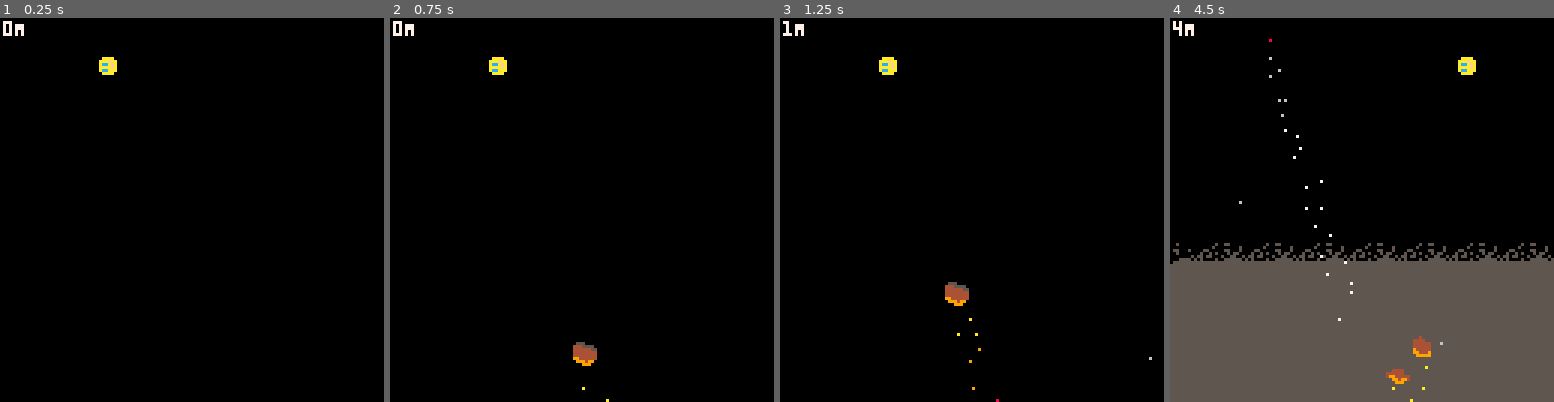
Above: before the commit, frames 1-4 (left to right).
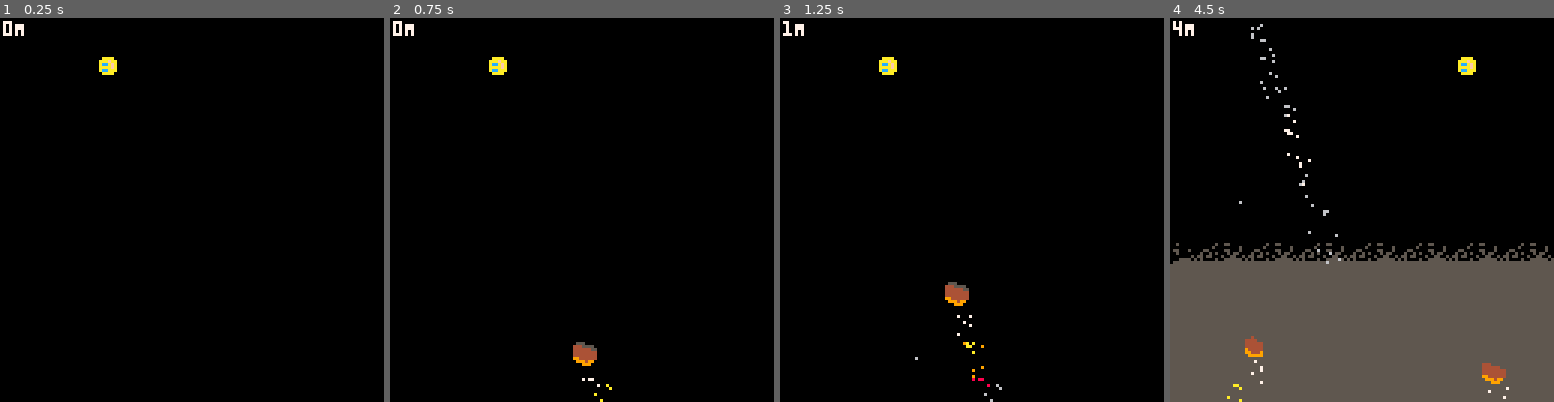
Above: after the commit, the same moments.

Repository: broquaint/pico8-carts
Game: PICO-8 cartridge eggjam16.p8
The game is run twice, just before and just after one commit, with the same random seed, the same clock (stepped at 60 frames per second) and the same inputs.
Inputs:
- Up to frame 1 (0.25 s): no input
- Up to frame 2 (0.75 s): tap X (X key) at 0.33 s; tap O (Z key) at 0.7 s
- Up to frame 3 (1.25 s): tap X (X key) at 1.07 s
- Up to frame 4 (4.5 s): hold Right 1.6-2.1 s; tap O (Z key) every 0.4 s from 1.7 to 4.1 s; tap X (X key) at 1.85, 2.97, 4.08 s; hold Up 2.15-2.42 s; hold Right 2.47-3.03 s; hold Left 3.08-3.58 s; hold Down 3.63-3.97 s; hold Right from 4.02 s (still down)

Frame 1 is identical in both runs. In frame 2, less than 0.1% of the frame differs, in the area x 50-58%, y 93-100%; in frame 3, 0.2%; in frame 4, 1.4%, in the area x 14-89%, y 1-100%.

Commit message:
Better smoke particles
Still a bit ugly, but better than before.

Diff:
--- a/eggjam16.p8
+++ b/eggjam16.p8
@@ -126,28 +126,34 @@
 
 function make_rock_particles()
    for ob in all(obstacles) do
-      if ob.type == 'rock' and frame_count % 3 == 0 then
+      if ob.type == 'rock' then
          local p = make_obj({
                x = ob.x + randx(8),
                y = ob.y + randx(8) + 4,
-               frames = 100,
-               colour = yellow
+               frames = 50 + randx(50),
+               colour = white
          })
          add(rock_particles, p)
          animate_obj(p, function()
-                  for f = 1, p.frames do
-                     if f > 50 then
-                        p.colour = white
-                     elseif f > 30 then
-                        p.colour = silver
-                     elseif f > 20 then
-                        p.colour = red
-                     elseif f > 10 then
-                        p.colour = orange
-                     end
-                     yield()
-                  end
-                  p.alive = false
+                        for f = 1, p.frames do
+                           if f > 85 then
+                              p.colour = dim_grey
+                           elseif f > 65 then
+                              p.colour = silver
+                           elseif f > 50 then
+                              p.colour = white
+                           elseif f > 20 then
+                              p.colour = silver
+                           elseif f > 15 then
+                              p.colour = red
+                           elseif f > 10 then
+                              p.colour = orange
+                           elseif f > 5 then
+                              p.colour = yellow
+                           end
+                           yield()
+                        end
+                        p.alive = false
          end)
       end
    end
